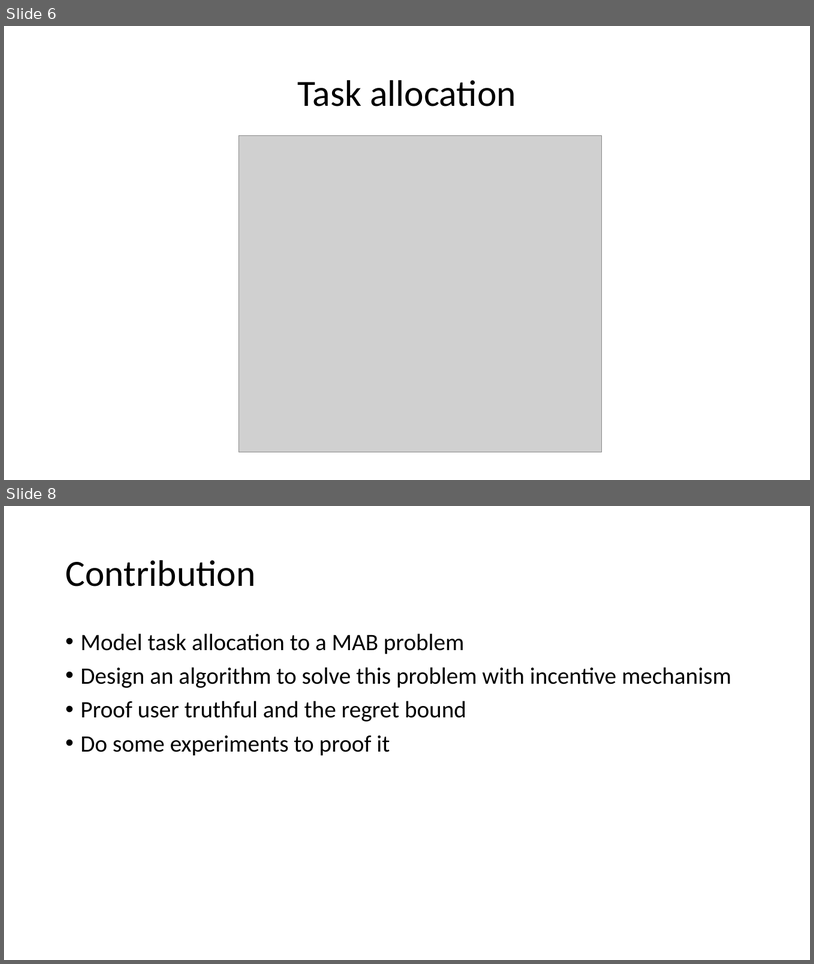
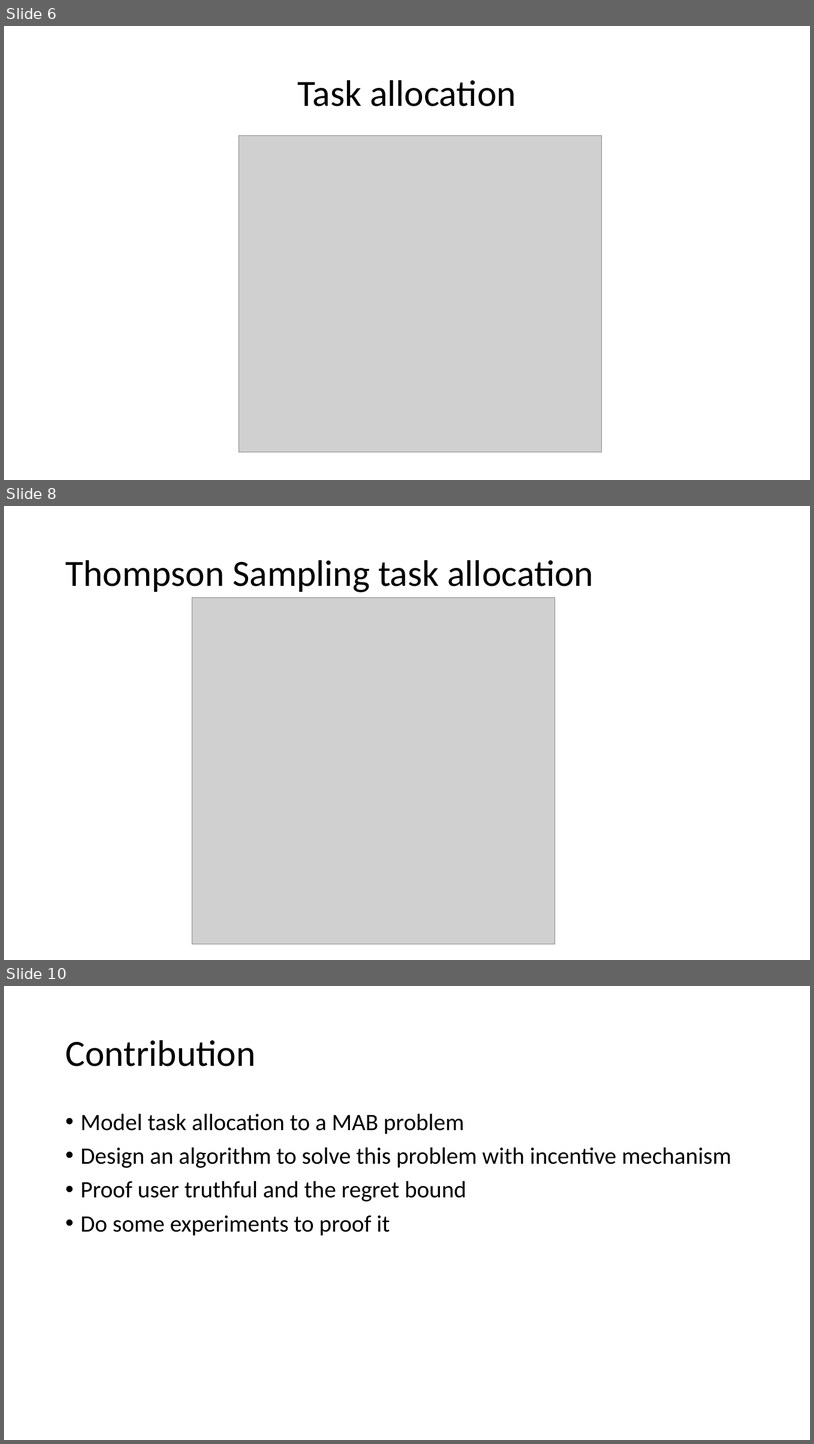
Before and after one commit to lemondy/MABPaper, a slide deck: paper/MAB_TA.pptx. Shown one above the other, each under a label of ours: slides 6 and 8 before the commit, slides 6, 8 and 10 after it; the slides between them are not shown. The pictures are 814x964 and 814x1444 pixels, drawn with LibreOffice and Linux fonts; fonts in the diff are those of the drawing; grey boxes stand for pictures. Boxes give left, top, right and bottom in pixels: in the first picture for what was removed or moved away, otherwise in the second. Text is boxed around its words. In the diff, an @@ line names an element or a change of style, - is before the commit and + after.

```diff
--- a/paper/MAB_TA.pptx
+++ b/paper/MAB_TA.pptx
@@ slide 8 added at (4,506,810,960), background #FFFFFF @@
@@ title added at (65,560,594,592), 44 pt, text #000000 @@
+Thompson Sampling task allocation
@@ picture added at (192,597,555,944) @@
@@ what was slide 8 is now slide 10 @@
```
Also in this commit, not shown: 1 slide changed, 1 other slide added, 3 other files.
